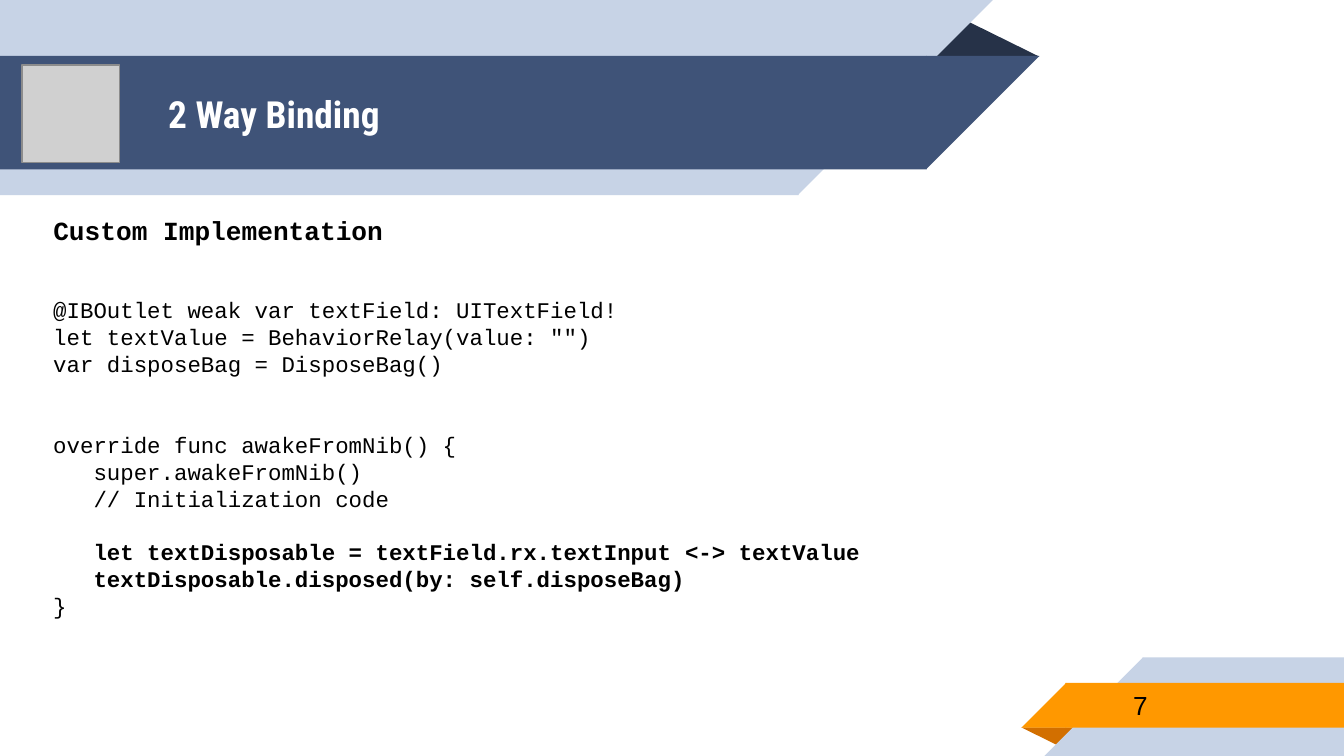
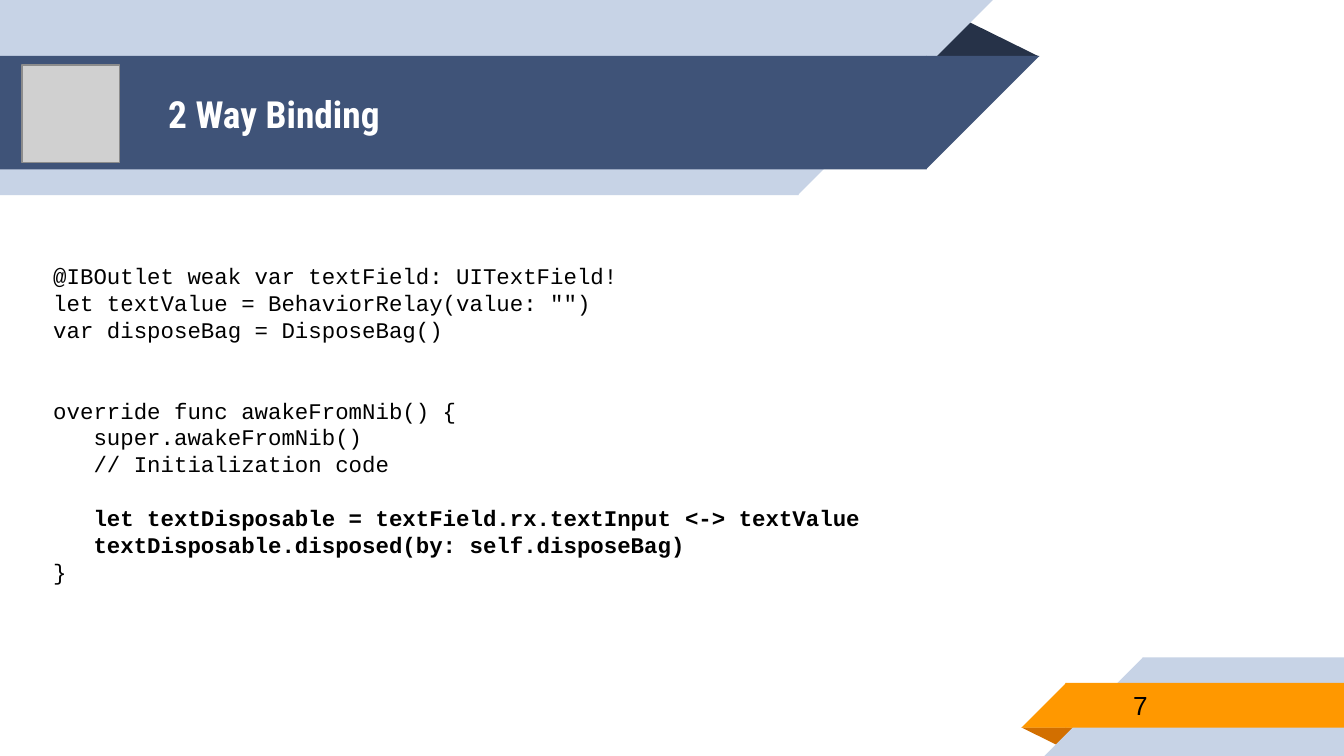
Before and after one commit to younghwankim/RxSwiftClass, a slide deck: slide 7 of AdvancedRxSwift/day4/AdvancedRxSwift4.pptx. Drawn at 1344x756 pixels with LibreOffice and Linux fonts; fonts in the diff are those of the drawing; grey boxes stand for pictures. Boxes give left, top, right and bottom in pixels: in the first picture for what was removed or moved away, otherwise in the second. Text is boxed around its words. In the diff, an @@ line names an element or a change of style, - is before the commit and + after.

```diff
--- a/AdvancedRxSwift/day4/AdvancedRxSwift4.pptx
+++ b/AdvancedRxSwift/day4/AdvancedRxSwift4.pptx
@@ text removed at (53,221,383,246) @@
-Custom Implementation
@@ text "@IBOutlet weak var textField: UITextField!": place and size @@
-text "@IBOutlet weak var textField: UITextField!" at (53,302,860,592)
+text "@IBOutlet weak var textField: UITextField!" at (53,268,860,558)
```
Also in this commit, not shown: 2 other slides changed, 3 other files.
